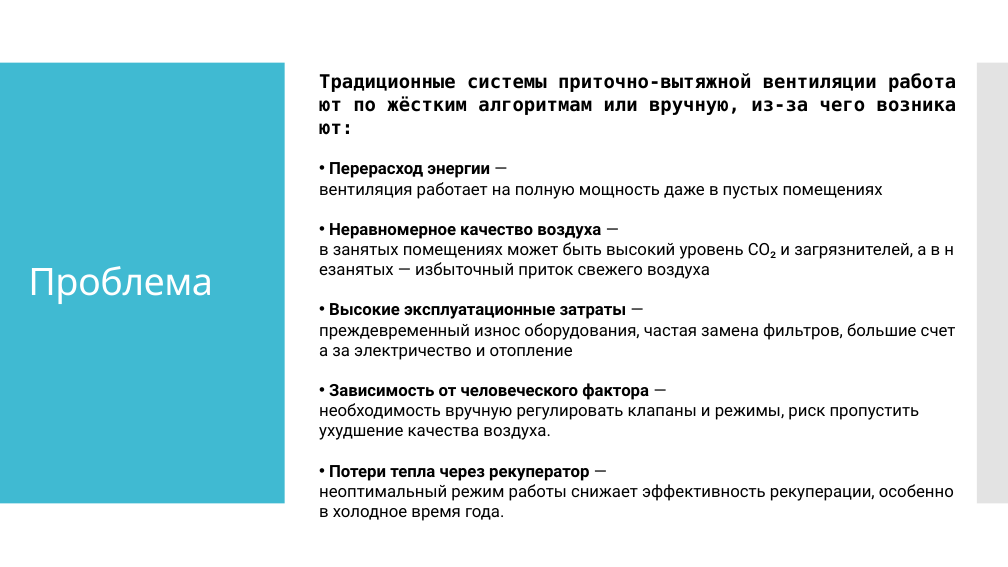
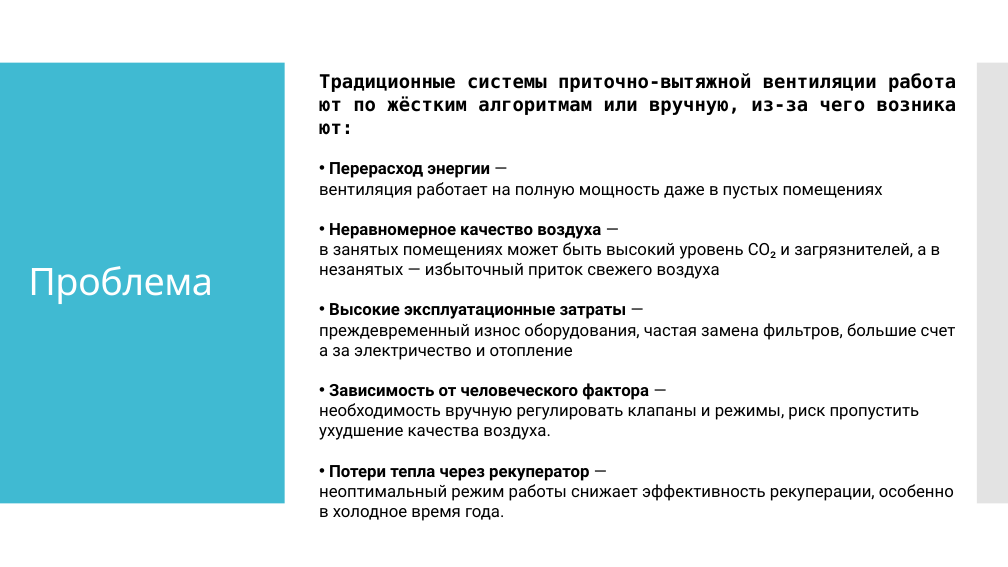
Before and after one commit to IlyyaNeustroev/airQuality, a slide deck: slide 3 of Презентация/АэроМонитор.ppsx. Drawn at 1008x567 pixels with LibreOffice and Linux fonts; fonts in the diff are those of the drawing. Boxes give left, top, right and bottom in pixels: in the first picture for what was removed or moved away, otherwise in the second. Text is boxed around its words. In the diff, an @@ line names an element or a change of style, - is before the commit and + after.

```diff
--- a/Презентация/АэроМонитор.ppsx
+++ b/Презентация/АэроМонитор.ppsx
@@ text at (319, 223, 941, 279): text changed @@
-• Неравномерное качество воздуха — в занятых помещениях может быть высокий уровень CO₂ и загрязнителей, а в незанятых — избыточный приток свежего воздуха
+• Неравномерное качество воздуха — в занятых помещениях может быть высокий уровень CO₂ и загрязнителей, а в
+незанятых — избыточный приток свежего воздуха
```
Also in this commit, not shown: 5 other slides changed, 7 slides added.
